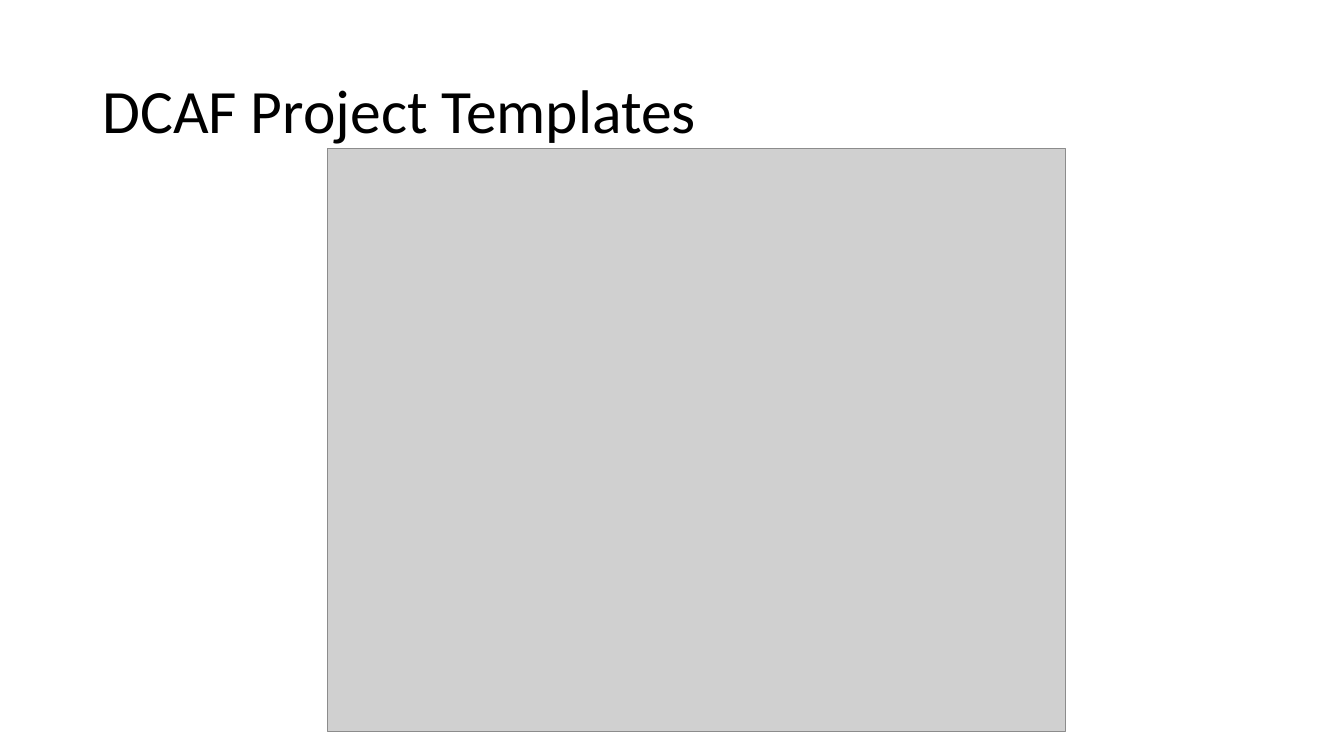
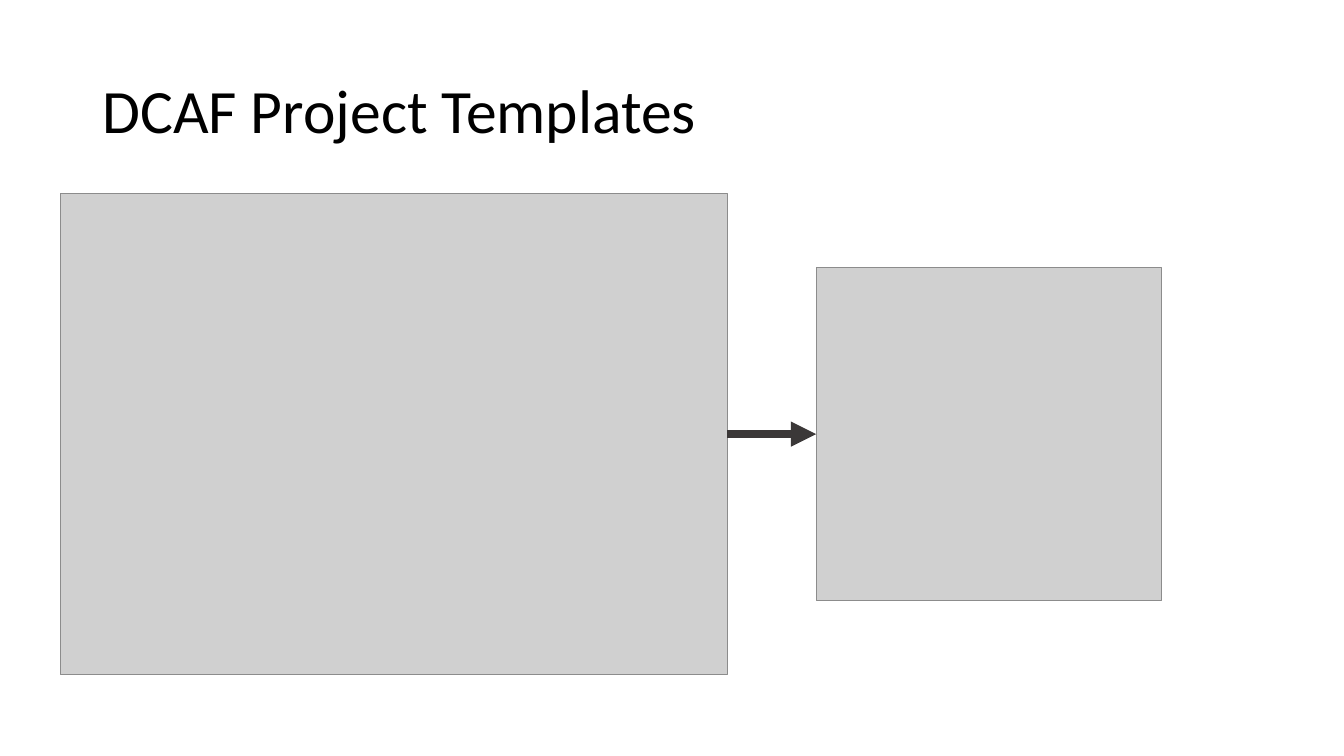
Before and after one commit to LabVIEW-DCAF/Documentation, a slide deck: slide 23 of Trunk/Getting Started Material/DCAF Training/1 Introduction to DCAF.pptx (slide 25 before the commit). Drawn at 1344x756 pixels with LibreOffice and Linux fonts; fonts in the diff are those of the drawing; grey boxes stand for pictures. Boxes give left, top, right and bottom in pixels: in the first picture for what was removed or moved away, otherwise in the second. Text is boxed around its words. In the diff, an @@ line names an element or a change of style, - is before the commit and + after.

```diff
--- a/Trunk/Getting Started Material/DCAF Training/1 Introduction to DCAF.pptx
+++ b/Trunk/Getting Started Material/DCAF Training/1 Introduction to DCAF.pptx
@@ picture removed at [328,149,1066,732] @@
@@ picture added at [60,194,727,676] @@
@@ picture added at [817,267,1163,600] @@
@@ arrow added from (727, 435) to (817, 435), #3B3838 6 pt @@
```
Also in this commit, not shown: 8 other slides changed, 2 slides added, 7 slides removed, 2 other files.
